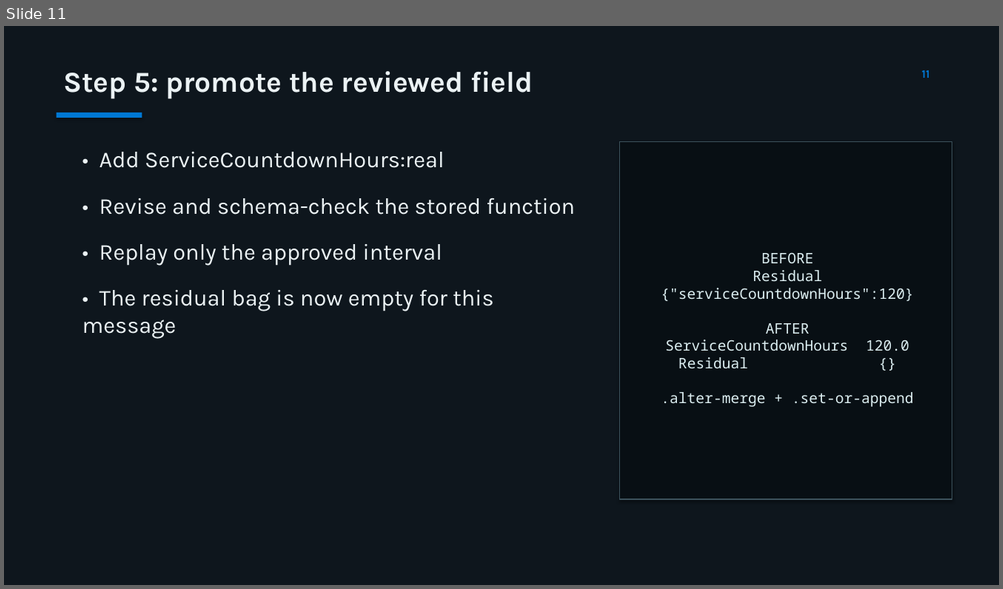
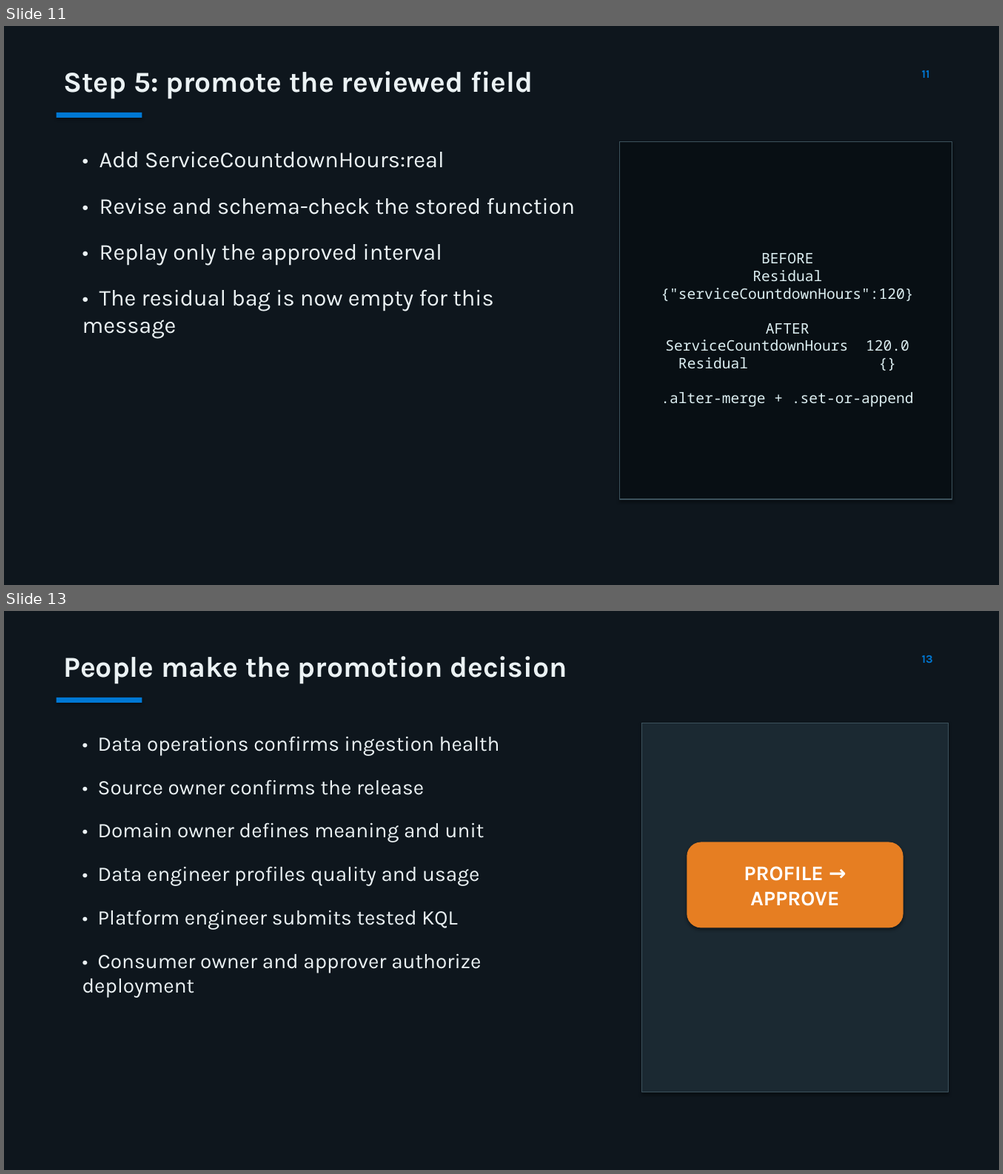
Before and after one commit to MatthieuLefebvre/eventhouse-schema-drift-reference, a slide deck: presentation/eventhouse-schema-drift-reference.pptx. Shown one above the other, each under a label of ours: slide 11 before the commit, slides 11 and 13 after it; the slides between them are not shown. The pictures are 1003x589 and 1003x1174 pixels, drawn with LibreOffice and Linux fonts; fonts in the diff are those of the drawing. Boxes give left, top, right and bottom in pixels: in the first picture for what was removed or moved away, otherwise in the second. Text is boxed around its words. In the diff, an @@ line names an element or a change of style, - is before the commit and + after.

Commit message:
Add drift alerting and operations dashboard

```diff
--- a/presentation/eventhouse-schema-drift-reference.pptx
+++ b/presentation/eventhouse-schema-drift-reference.pptx
@@ slide 13 added at [4,611,999,1170], background #0E161D @@
@@ text added at [63,656,566,684], 28 pt, text #EBF2F4, bold @@
+People make the promotion decision
@@ text added at [922,655,933,663], 11 pt, text #0078D4, bold @@
+13
@@ rectangle added at [57,698,142,703], fill #0078D4 @@
@@ text added at [82,736,500,998], 20 pt, text #EBF2F4 @@
+• Data operations confirms ingestion health
+• Source owner confirms the release
+• Domain owner defines meaning and unit
+• Data engineer profiles quality and usage
+• Platform engineer submits tested KQL
+• Consumer owner and approver authorize deployment
@@ rectangle added at [642,723,948,1092], fill #1B2932, outline #3C525C 0.75 pt @@
@@ rounded rectangle added at [687,843,903,928], fill #E67E22, 20 pt, text #FFFFFF, bold @@
+PROFILE → APPROVE
```
Also in this commit, not shown: 1 slide changed, 3 other slides added, 7 other files.
